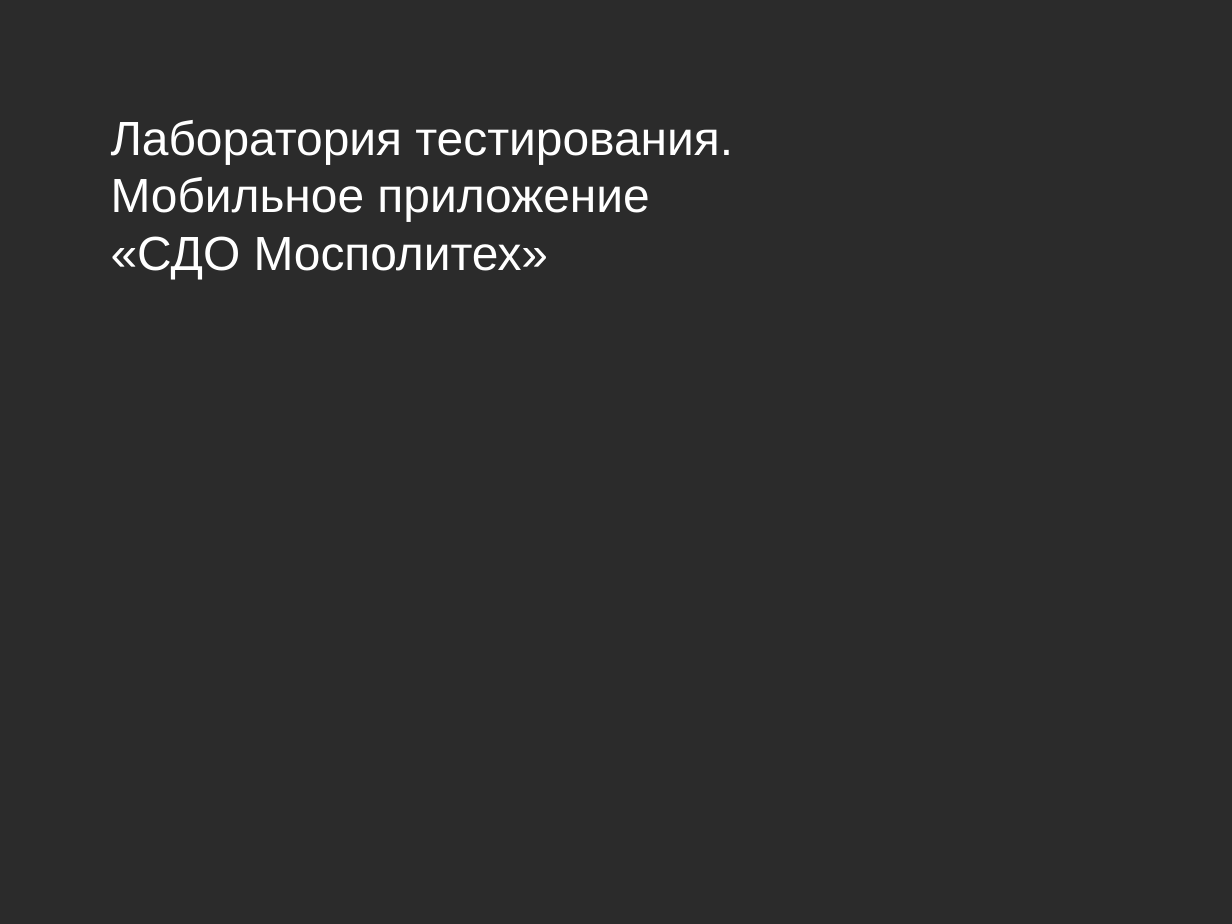
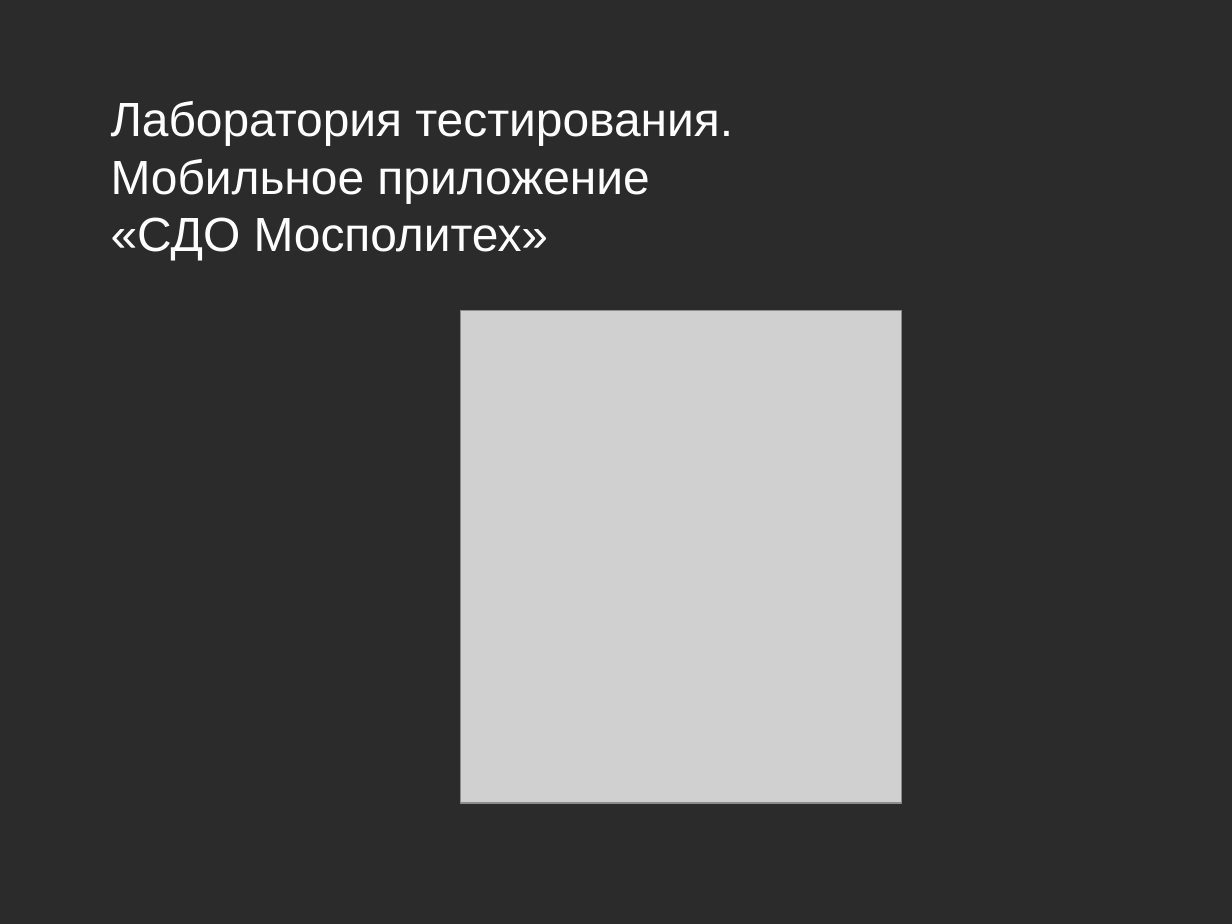
Before and after one commit to vladimirmiloradov/mospolytech-sdo-testing, a slide deck: slide 1 of Презентация.pptx. Drawn at 1232x924 pixels with LibreOffice and Linux fonts; fonts in the diff are those of the drawing; grey boxes stand for pictures; background and template pictures are left out; a plain dark background stands for a picture behind light text. Boxes give left, top, right and bottom in pixels: in the first picture for what was removed or moved away, otherwise in the second. Text is boxed around its words. In the diff, an @@ line names an element or a change of style, - is before the commit and + after.

```diff
--- a/Презентация.pptx
+++ b/Презентация.pptx
@@ text "Лаборатория тестирования.": place and size @@
-text "Лаборатория тестирования." at box(111, 120, 733, 279)
+text "Лаборатория тестирования." at box(111, 101, 733, 261)
@@ picture added at box(461, 310, 902, 803) @@
```
Also in this commit, not shown: 8 other slides changed.
